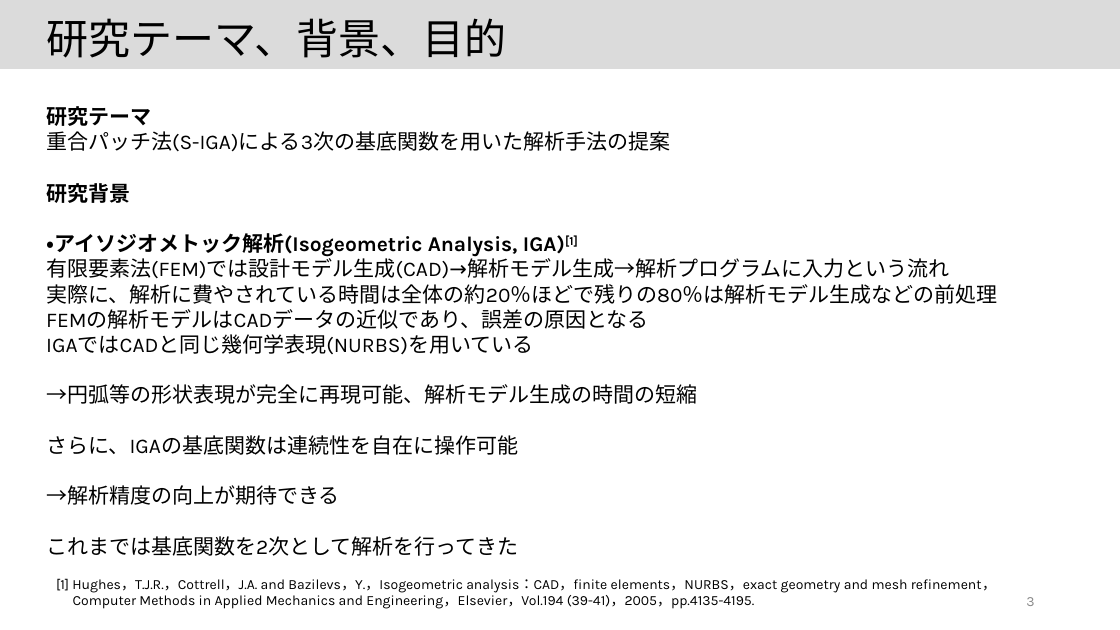
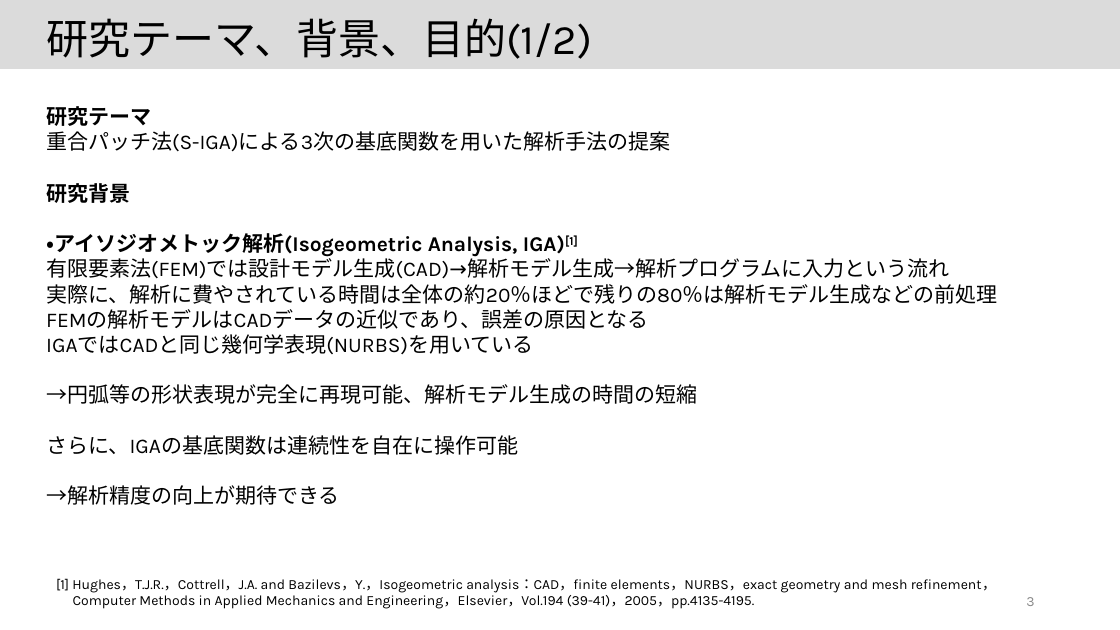
Before and after one commit to JoTsuchi22/lab_share, a slide deck: slide 3 of 中間発表/中間発表.pptx. Drawn at 1120x630 pixels with LibreOffice and Linux fonts; fonts in the diff are those of the drawing. Boxes give left, top, right and bottom in pixels: in the first picture for what was removed or moved away, otherwise in the second. Text is boxed around its words. In the diff, an @@ line names an element or a change of style, - is before the commit and + after.

```diff
--- a/中間発表/中間発表.pptx
+++ b/中間発表/中間発表.pptx
@@ text at [46, 18, 592, 59]: text changed @@
-研究テーマ、背景、目的
+研究テーマ、背景、目的(1/2)
@@ text at [46, 536, 518, 556]: paragraph removed @@
-これまでは基底関数を2次として解析を行ってきた
```
Also in this commit, not shown: 3 other slides changed, 10 slides added, 13 other files.
